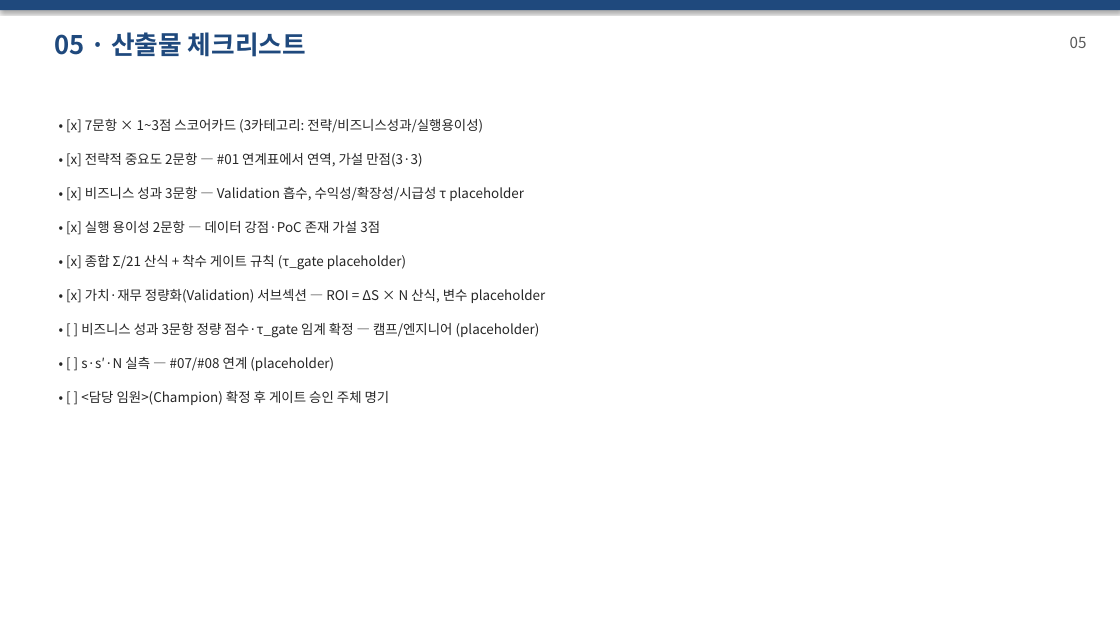
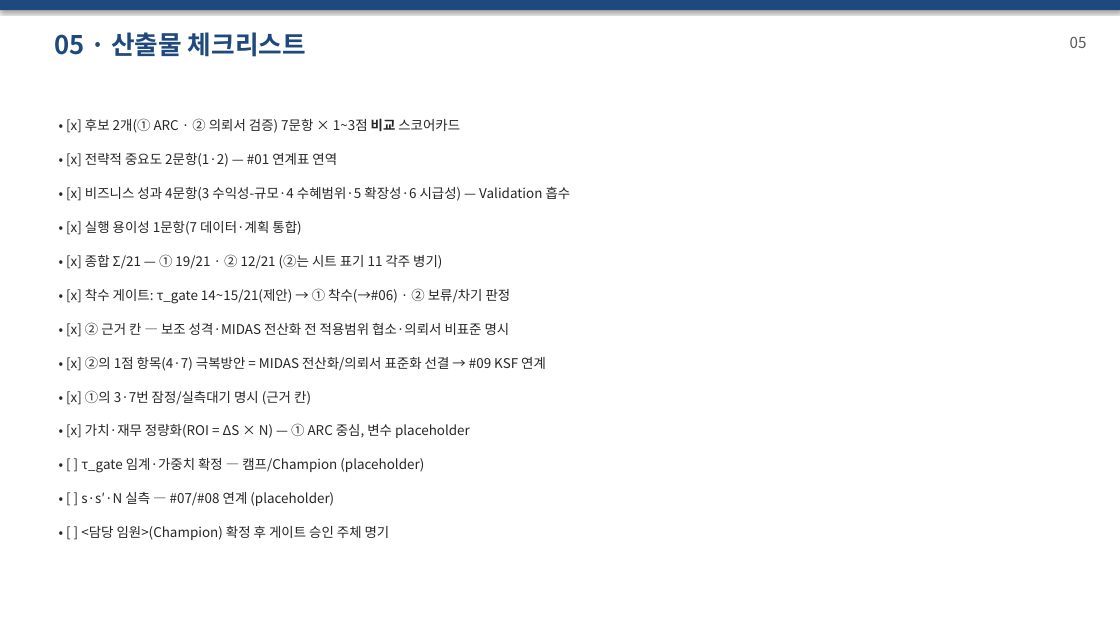
Before and after one commit to DarrenKoi/pm_notes, a slide deck: slide 40 of my-task/AIX_POC/프로젝트_smart_align_agent/07-적용_CDSEM_실행기획_세트.pptx (slide 37 before the commit). Drawn at 1120x630 pixels with LibreOffice and Linux fonts; fonts in the diff are those of the drawing. Boxes give left, top, right and bottom in pixels: in the first picture for what was removed or moved away, otherwise in the second. Text is boxed around its words. In the diff, an @@ line names an element or a change of style, - is before the commit and + after.

```diff
--- a/my-task/AIX_POC/프로젝트_smart_align_agent/07-적용_CDSEM_실행기획_세트.pptx
+++ b/my-task/AIX_POC/프로젝트_smart_align_agent/07-적용_CDSEM_실행기획_세트.pptx
@@ text at [66,118,460,133]: text changed @@
-• [x] 7문항 × 1~3점 스코어카드 (3카테고리: 전략/비즈니스성과/실행용이성)
+• [x] 후보 2개(① ARC · ② 의뢰서 검증) 7문항 × 1~3점 비교 스코어카드
@@ text at [66,153,337,167]: text changed @@
-• [x] 전략적 중요도 2문항 — #01 연계표에서 연역, 가설 만점(3·3)
+• [x] 전략적 중요도 2문항(1·2) — #01 연계표 연역
@@ text at [66,186,571,201]: text changed @@
-• [x] 비즈니스 성과 3문항 — Validation 흡수, 수익성/확장성/시급성 τ placeholder
+• [x] 비즈니스 성과 4문항(3 수익성-규모·4 수혜범위·5 확장성·6 시급성) — Validation 흡수
@@ text at [66,221,301,235]: text changed @@
-• [x] 실행 용이성 2문항 — 데이터 강점·PoC 존재 가설 3점
+• [x] 실행 용이성 1문항(7 데이터·계획 통합)
@@ text at [66,254,442,269]: text changed @@
-• [x] 종합 Σ/21 산식 + 착수 게이트 규칙 (τ_gate placeholder)
+• [x] 종합 Σ/21 — ① 19/21 · ② 12/21 (②는 시트 표기 11 각주 병기)
@@ text at [66,288,511,304]: text changed @@
-• [x] 가치·재무 정량화(Validation) 서브섹션 — ROI = ΔS × N 산식, 변수 placeholder
+• [x] 착수 게이트: τ_gate 14~15/21(제안) → ① 착수(→#06) · ② 보류/차기 판정
@@ text at [66,322,510,337]: text changed @@
-• [ ] 비즈니스 성과 3문항 정량 점수·τ_gate 임계 확정 — 캠프/엔지니어 (placeholder)
+• [x] ② 근거 칸 — 보조 성격·MIDAS 전산화 전 적용범위 협소·의뢰서 비표준 명시
@@ text at [66,356,546,371]: text changed @@
-• [ ] s·s′·N 실측 — #07/#08 연계 (placeholder)
+• [x] ②의 1점 항목(4·7) 극복방안 = MIDAS 전산화/의뢰서 표준화 선결 → #09 KSF 연계
@@ text at [66,390,311,405]: text changed @@
-• [ ] <담당 임원>(Champion) 확정 후 게이트 승인 주체 명기
+• [x] ①의 3·7번 잠정/실측대기 명시 (근거 칸)
@@ text added at [66,423,470,438], 11.5 pt, text #262626 @@
+• [x] 가치·재무 정량화(ROI = ΔS × N) — ① ARC 중심, 변수 placeholder
@@ text added at [81,457,424,473], 11.5 pt, text #262626 @@
+• [ ] τ_gate 임계·가중치 확정 — 캠프/Champion (placeholder)
@@ text added at [81,492,334,506], 11.5 pt, text #262626 @@
+• [ ] s·s′·N 실측 — #07/#08 연계 (placeholder)
@@ text added at [81,526,390,540], 11.5 pt, text #262626 @@
+• [ ] <담당 임원>(Champion) 확정 후 게이트 승인 주체 명기
```
Also in this commit, not shown: 35 other slides changed, 4 slides added, 1 slide removed, 14 other files.
